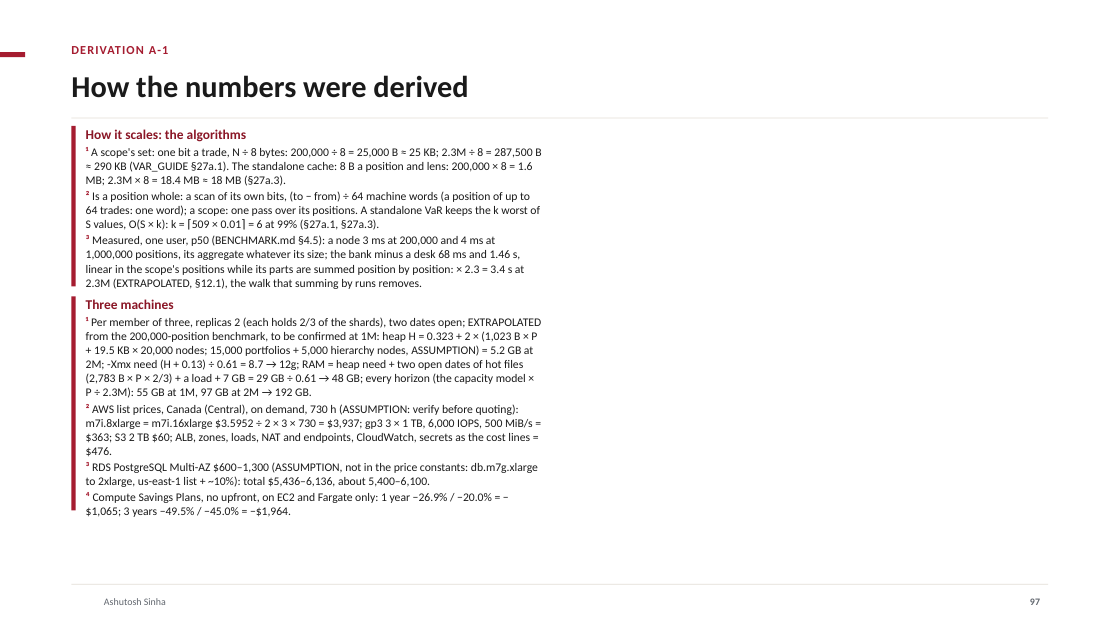
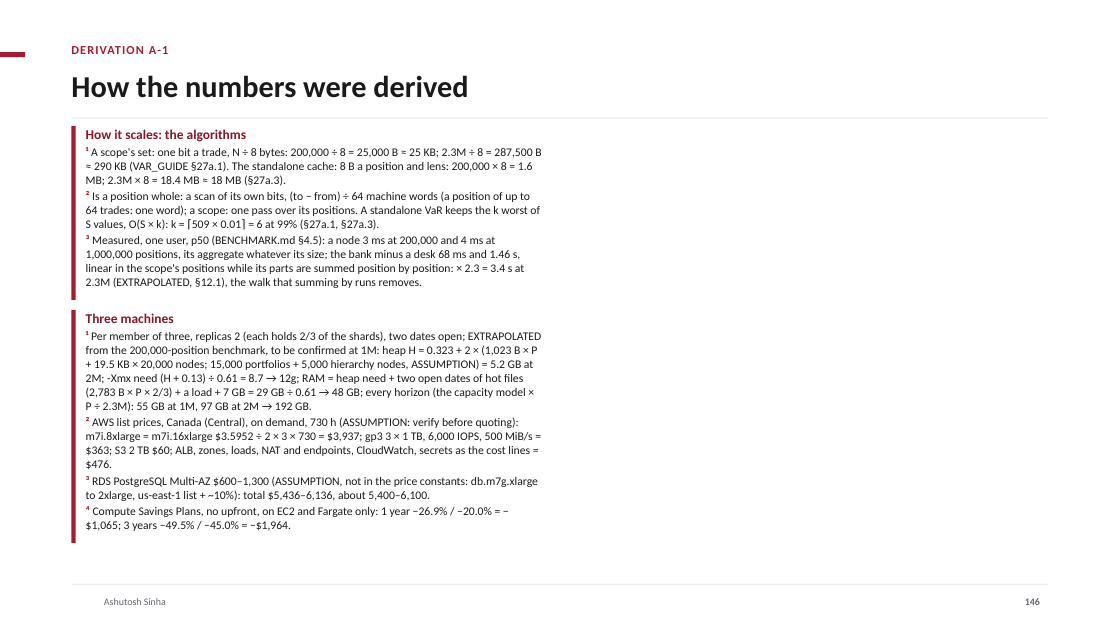
Before and after one commit to ajsinha/drishti, a slide deck: slide 146 of docs/publications/Drishti-Design-and-Evidence.pptx (slide 97 before the commit). Drawn at 1120x630 pixels with LibreOffice and Linux fonts; fonts in the diff are those of the drawing; background and template pictures are left out. Boxes give left, top, right and bottom in pixels: in the first picture for what was removed or moved away, otherwise in the second. Text is boxed around its words. In the diff, an @@ line names an element or a change of style, - is before the commit and + after.

Commit message:
Decks: Design-and-Evidence retold as a platform to see, aggregate and analyse any data (148 slides): why one platform and what it replaces, the platform in one picture, new chapters Aggregate and Explain and trust, BI expanded (the model architecture, one model for many analyses, where analytics goes next), risk as one family of computed analytics (the stress window, backtesting, signed report runs), ten case studies, the lake on AWS, the memory model as designed (targets to be measured), the themed roadmap

```diff
--- a/docs/publications/Drishti-Design-and-Evidence.pptx
+++ b/docs/publications/Drishti-Design-and-Evidence.pptx
@@ rectangle: place and size @@
-rectangle at bbox=[71, 126, 76, 287]
+rectangle at bbox=[71, 126, 76, 300]
@@ rectangle: place and size @@
-rectangle at bbox=[71, 297, 76, 511]
+rectangle at bbox=[71, 310, 76, 543]
@@ text "Three machines": place and size @@
-text "Three machines" at bbox=[86, 299, 541, 517]
+text "Three machines" at bbox=[86, 313, 541, 531]
@@ page number at bbox=[1025, 598, 1040, 605]: text changed @@
-97
+146
```
Also in this commit, not shown: 14 other slides changed, 54 slides added, 5 slides removed, 1 other file.
